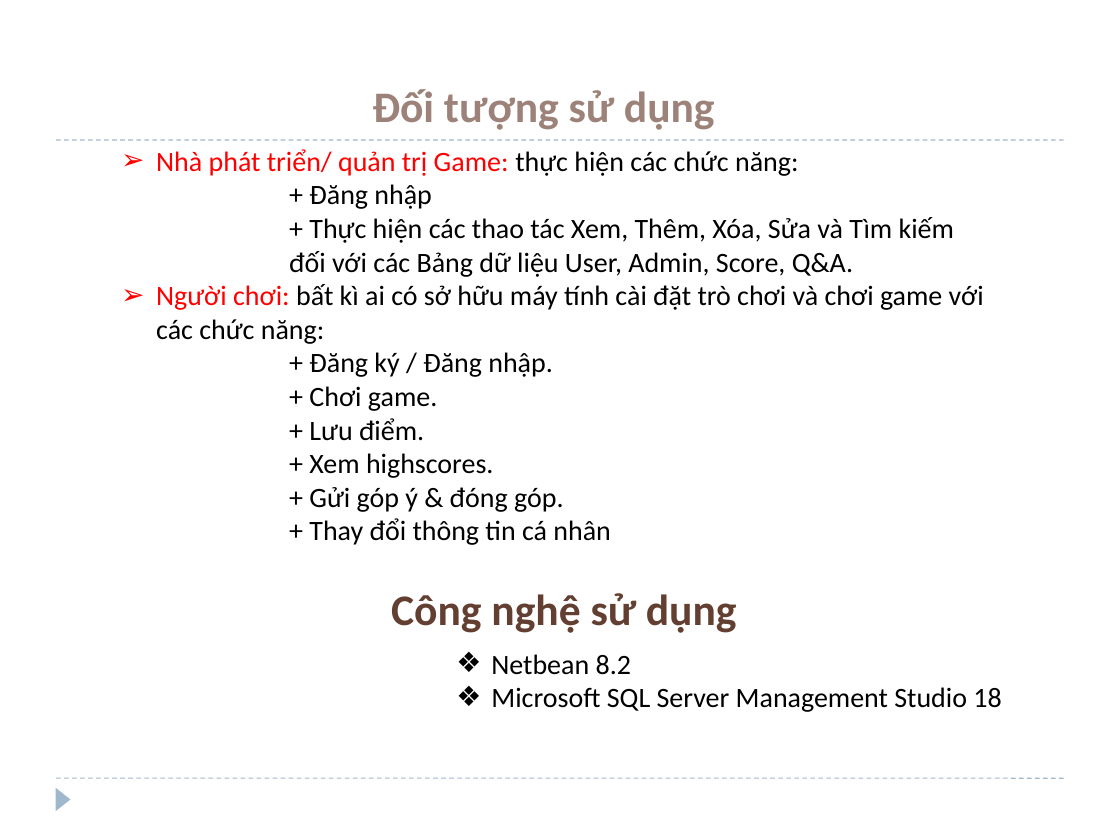
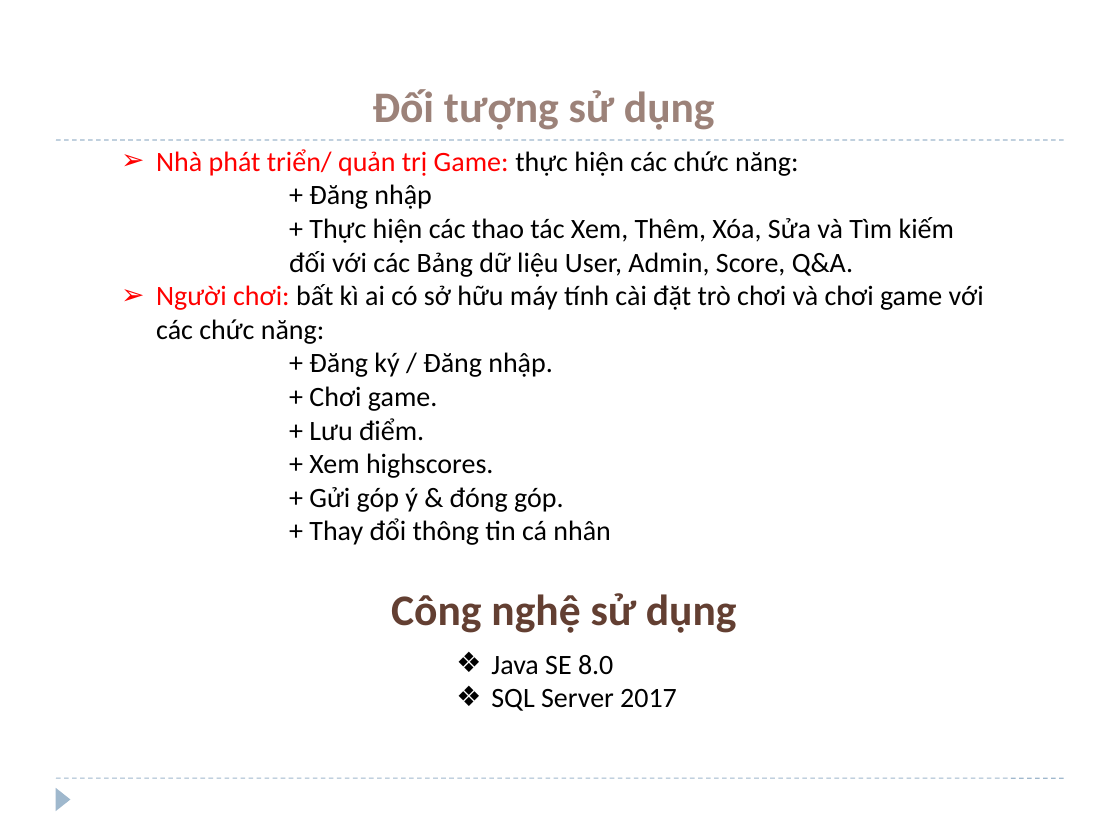
Before and after one commit to loibuubuu/JAVA-GameDHBC-Project, a slide deck: slide 3 of Documents/PresentationGameDHBC.pptx. Drawn at 1120x840 pixels with LibreOffice and Linux fonts; fonts in the diff are those of the drawing; background and template pictures are left out. Boxes give left, top, right and bottom in pixels: in the first picture for what was removed or moved away, otherwise in the second. Text is boxed around its words. In the diff, an @@ line names an element or a change of style, - is before the commit and + after.

```diff
--- a/Documents/PresentationGameDHBC.pptx
+++ b/Documents/PresentationGameDHBC.pptx
@@ text at bbox=[491, 655, 677, 711]: text changed @@
-❖ Netbean 8.2
-❖ Microsoft SQL Server Management Studio 18
+❖ Java SE 8.0
+❖ SQL Server 2017
```
Also in this commit, not shown: 2 other slides changed.
